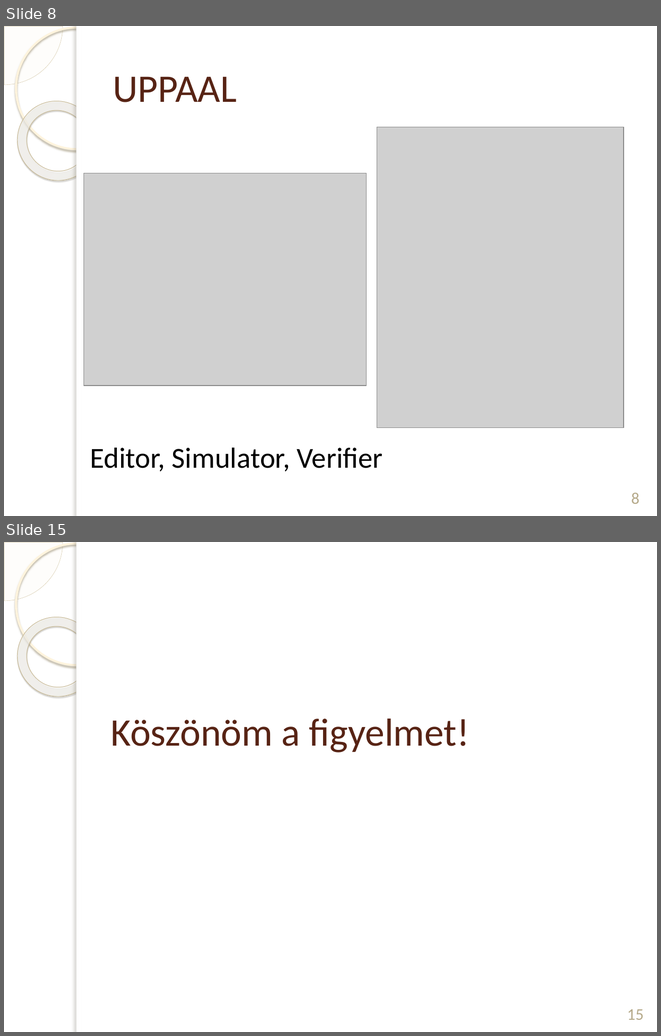
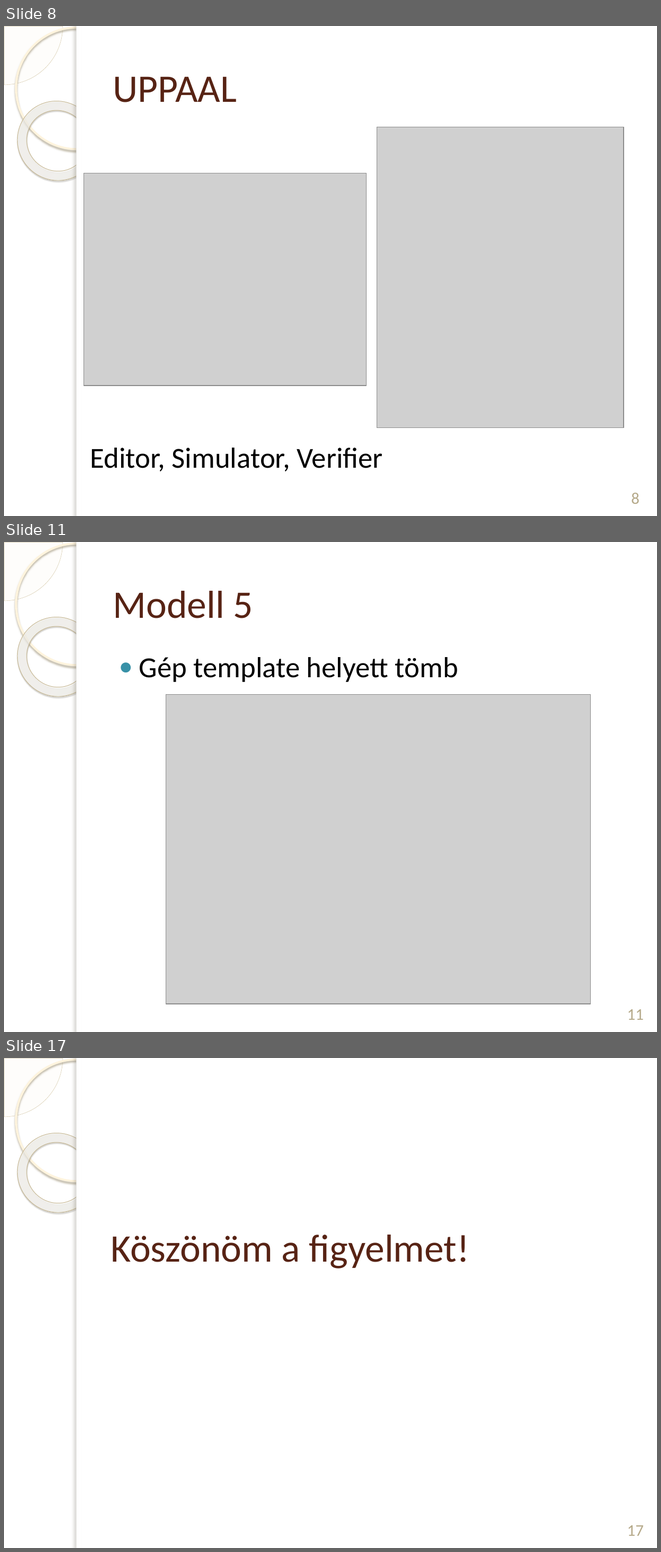
Before and after one commit to DWsbMH/LPTA-SingleStageScheduling, a slide deck: prezentáció/Vida Judit LPTA.pptx. Shown one above the other, each under a label of ours: slides 8 and 15 before the commit, slides 8, 11 and 17 after it; the slides between them are not shown. The pictures are 661x1036 and 661x1552 pixels, drawn with LibreOffice and Linux fonts; fonts in the diff are those of the drawing; grey boxes stand for pictures; background and template pictures are left out. Boxes give left, top, right and bottom in pixels: in the first picture for what was removed or moved away, otherwise in the second. Text is boxed around its words. In the diff, an @@ line names an element or a change of style, - is before the commit and + after.

```diff
--- a/prezentáció/Vida Judit LPTA.pptx
+++ b/prezentáció/Vida Judit LPTA.pptx
@@ slide 11 added at <box>4,542,657,1032</box>, background picture (left out); not listed: 5 template elements that a slide beside it also shows @@
@@ title added at <box>113,591,253,618</box>, 43 pt, text #572314 @@
+Modell 5
@@ text added at <box>139,657,458,682</box>, 32 pt, text #000000 @@
+● Gép template helyett tömb
@@ picture added at <box>166,694,590,1004</box> @@
@@ page number added at <box>627,1009,644,1020</box>, 18 pt, text #B6A98A @@
+11
@@ what was slide 15 is now slide 17 @@
@@ page number at <box>627,1525,644,1536</box>: text changed @@
-15
+17
```
Also in this commit, not shown: 11 slides changed, 1 other slide added.
